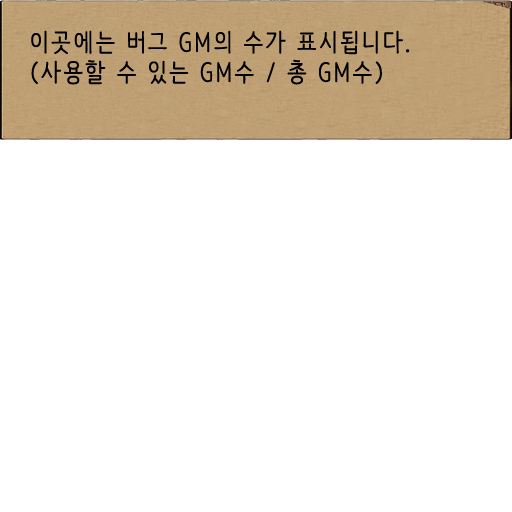
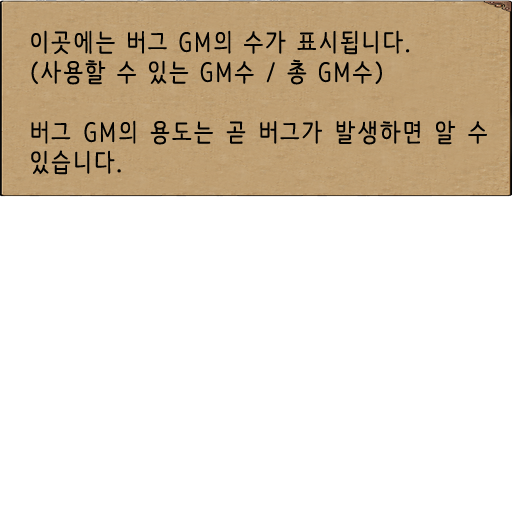
Layers edited between the first and the second 512×512 image:
renamed "이곳에는 버그 GM의 수가 표시됩니다. (사용할 수 있는 GM수 / 총 GM수)" to "이곳에는 버그 GM의 수가 표시됩니다. (사용할 수 있는 GM수 / 총 GM수) 버그 GM의 용도는 곧 버그가", painted on it over [31, 30, 487, 175]
painted on "statePanel2" over [0, 0, 512, 197]
